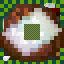
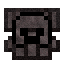
Before/after of a w=64, h=64 layered artwork. What changed in the layer stack:
hid "Map Filled 64x" over [2, 8, 62, 56]
hid "Bundle 64x" over [0, 4, 64, 60]
hid "Firework Star 64x" over [4, 4, 60, 60]
hid "Hopper 64x" over [4, 8, 60, 60]
hid "Feather 64x" over [3, 3, 57, 61]
hid "Knowledge Book 64x" over [0, 4, 64, 60]
hid "Painting 64x" over [4, 4, 60, 60]
hid "Shears 64x" over [4, 3, 61, 60]
hid "Shulker Shell 64x" over [8, 4, 60, 60]
hid "Structure Void 64x" over [4, 4, 60, 60]
added group "armor" with 36 layers in group "64x Groups" over [0, 0, 64, 64]
added group "netherite" with 4 layers in group "armor" over [4, 8, 60, 60]
added layer "netherite_chestplate.png" in group "netherite" over [4, 8, 60, 60]
added group "leather" with 8 layers in group "armor" over [4, 8, 60, 60]
added layer "leather_chestplate.png" in group "leather" over [4, 8, 60, 60]
added group "iron" with 4 layers in group "armor" over [4, 8, 60, 60]
added layer "iron_chestplate.png" in group "iron" over [4, 8, 60, 60]
added group "gold" with 4 layers in group "armor" over [4, 8, 60, 60]
added layer "golden_chestplate.png" in group "gold" over [4, 8, 60, 60]
added group "diamond" with 4 layers in group "armor" over [4, 8, 60, 60]
added layer "diamond_chestplate.png" in group "diamond" over [4, 8, 60, 60]
added group "chainmail" with 5 layers in group "armor" over [0, 0, 64, 64]
added layer "chainmail_chestplate.png" in group "chainmail" over [4, 8, 60, 60]
hid "Background" over [0, 0, 64, 64]
…and 41 more changes (22 added, 19 visibility)
